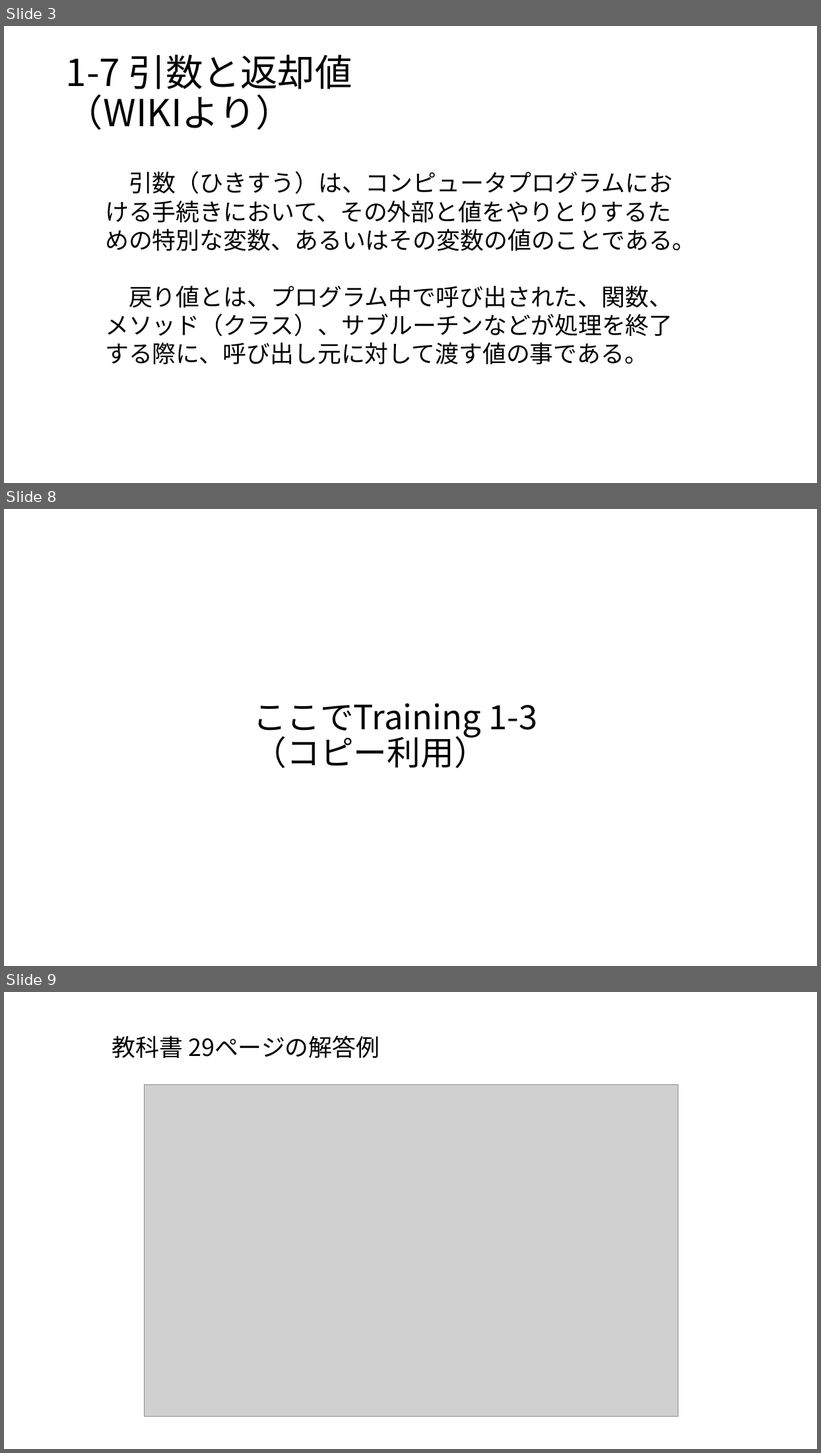
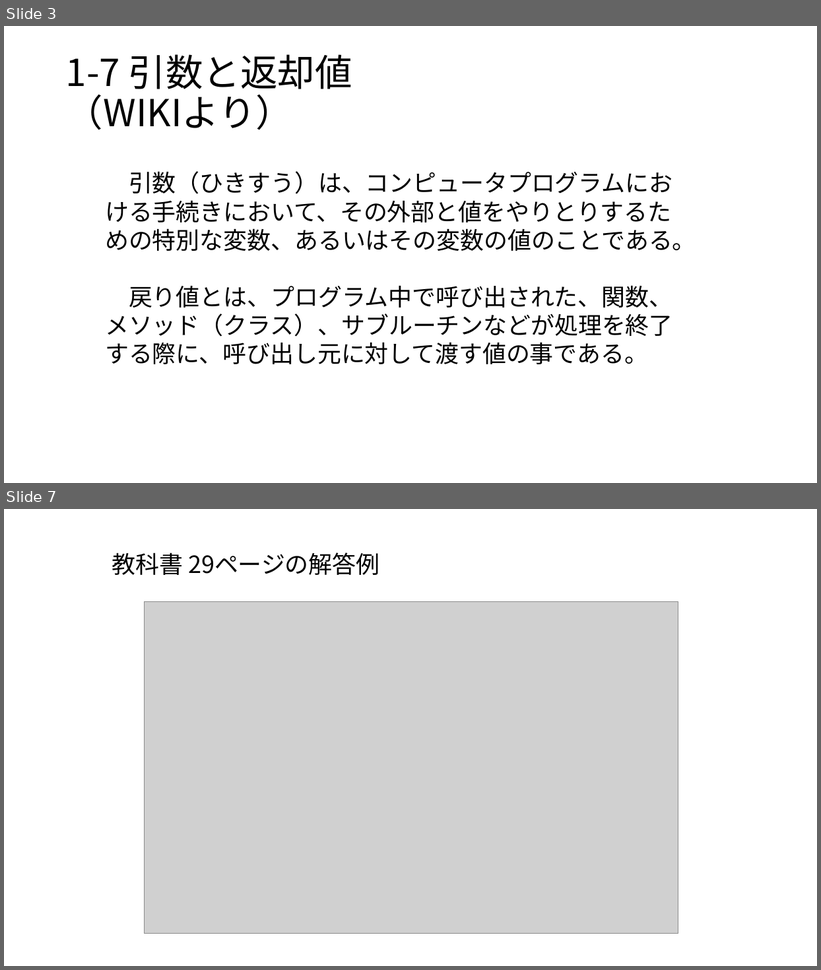
Before and after one commit to masakage/algorithm, a slide deck: docs/第5回引数と返却値.pptx. Shown one above the other, each under a label of ours: slides 3, 8 and 9 before the commit, slides 3 and 7 after it; the slides between them are not shown. The pictures are 821x1453 and 821x970 pixels, drawn with LibreOffice and Linux fonts; fonts in the diff are those of the drawing; grey boxes stand for pictures. Boxes give left, top, right and bottom in pixels: in the first picture for what was removed or moved away, otherwise in the second. Text is boxed around its words. In the diff, an @@ line names an element or a change of style, - is before the commit and + after.

```diff
--- a/docs/第5回引数と返却値.pptx
+++ b/docs/第5回引数と返却値.pptx
@@ slide 8 removed at (4,509,817,966), background #FFFFFF @@
@@ title removed at (253,703,538,768) @@
-ここでTraining 1-3
-（コピー利用）
@@ what was slide 9 is now slide 7 @@
```
Also in this commit, not shown: 3 slides added, 4 other slides removed, 2 other files.
